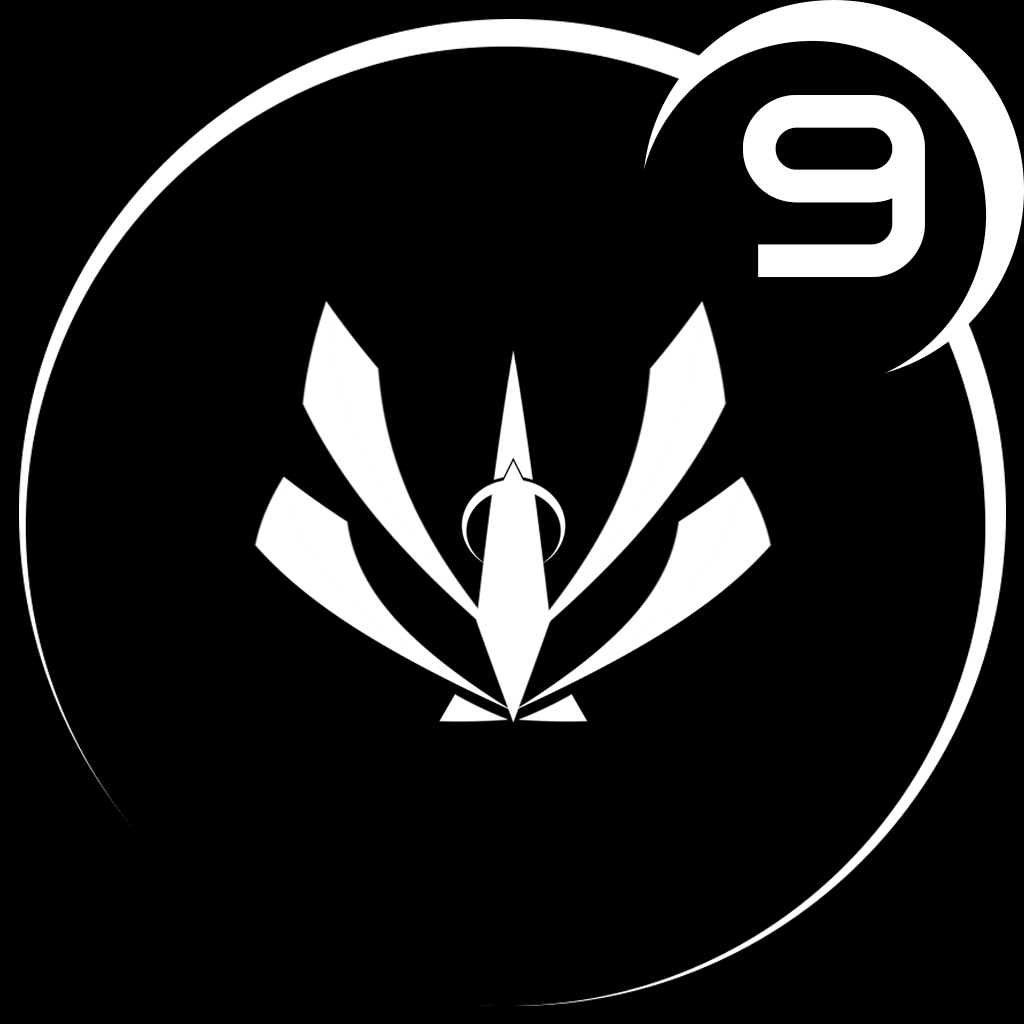
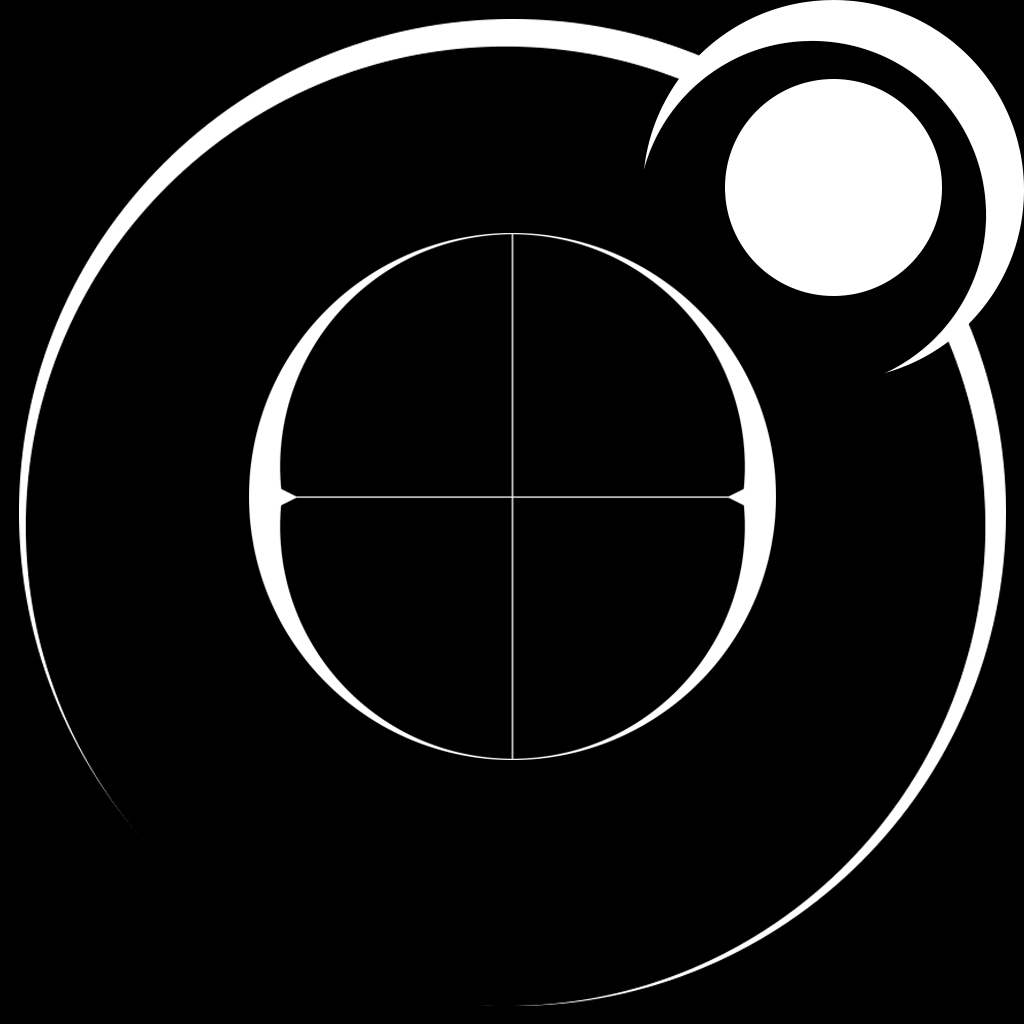
Comparing the layer stacks of the two 1024px x 1024px images. Changes:
added layer "Sniper" in group "Icons" over <box>249,233,776,760</box>
renamed "Layer 4" to "Beamcaster", hid it over <box>254,301,772,723</box>
showed "Ellipse 1", painted on it over <box>725,79,942,296</box>
hid "Level", painted on it over <box>742,95,925,278</box>